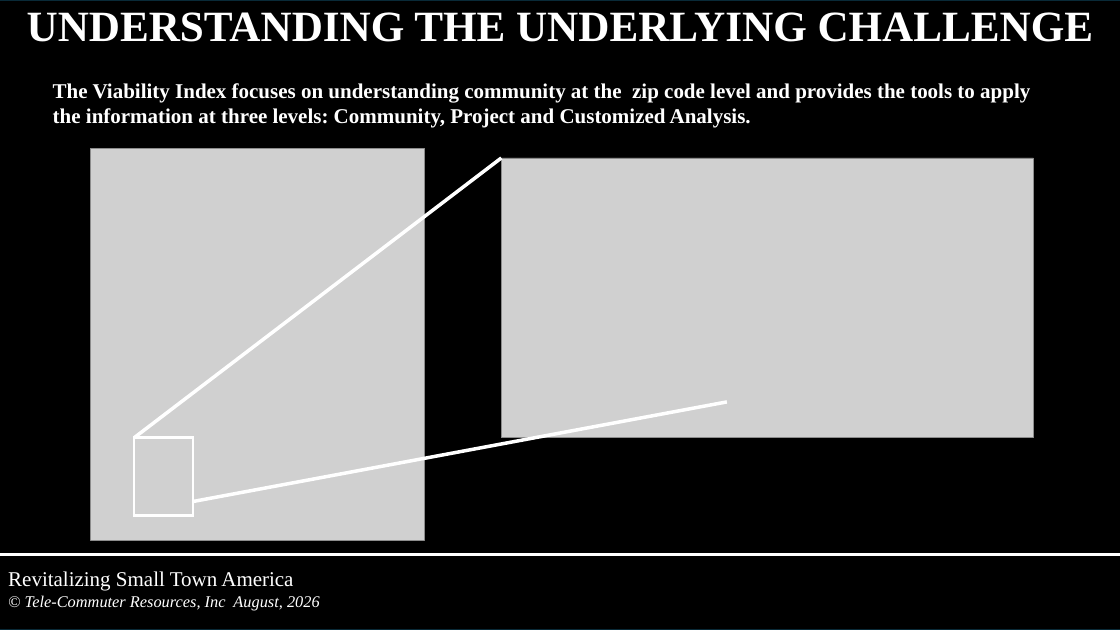
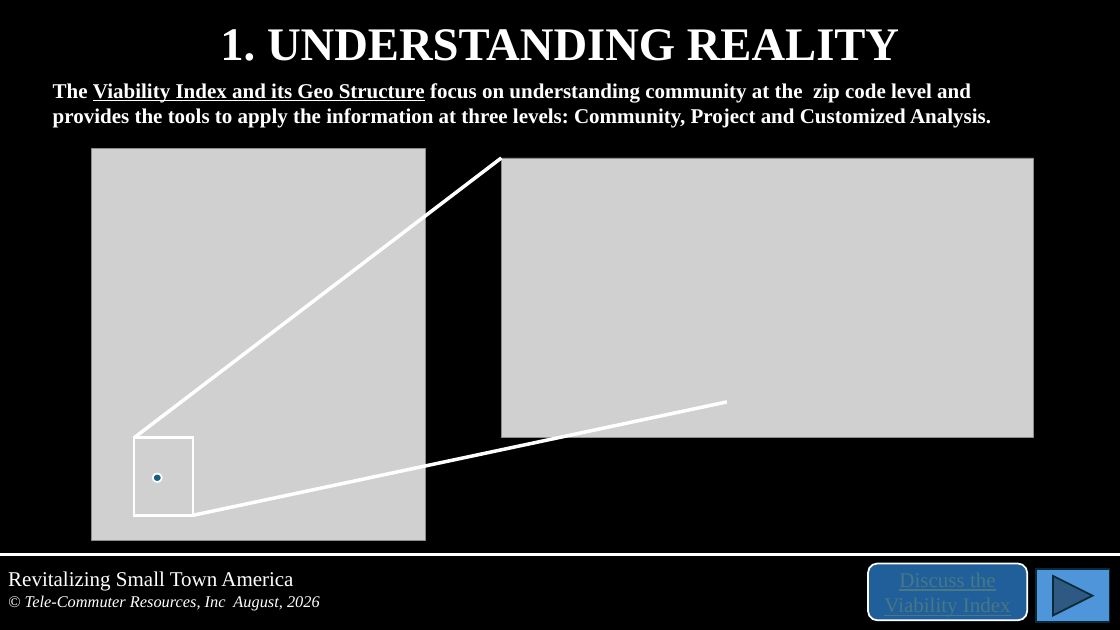
Before and after one commit to tcr-iac/iac-community-portal, a slide deck: slide 5 of files/Tools-Intro-for-Tom.pptx (slide 4 before the commit). Drawn at 1120x630 pixels with LibreOffice and Linux fonts; fonts in the diff are those of the drawing; grey boxes stand for pictures. Boxes give left, top, right and bottom in pixels: in the first picture for what was removed or moved away, otherwise in the second. Text is boxed around its words. In the diff, an @@ line names an element or a change of style, - is before the commit and + after.

Commit message:
Update Tools Intro PPT and make adjoining Service Center boundaries viewport-based
- Swap in John's latest Tools Intro PPT (uploaded today with "many changes"),
  replacing the old version under the same filename so the home page logo
  link keeps working
- neighborhood-map.html: adjoining SC boundaries were previously a fixed
  list computed once at load (nearest 6 within a hardcoded radius). Per
  John's request, they're now recomputed on every zoom/pan to show whatever
  Service Centers are actually visible on screen, dropping ones that scroll
  out of view. Fetched boundary geometry is cached per SC so re-showing one
  doesn't refetch it.
- Capped to the nearest 10 on-screen SCs at once — testing showed loading
  20+ simultaneously (e.g. zoomed out to a wide view) crashes the browser
  tab, since each one costs a live TIGERweb fetch plus a client-side
  polygon dissolve

```diff
--- a/files/Tools-Intro-for-Tom.pptx
+++ b/files/Tools-Intro-for-Tom.pptx
@@ rectangle removed at box(0, 0, 1120, 630) @@
@@ subtitle at box(220, 29, 899, 61): text changed; size 37 to 40 pt @@
-UNDERSTANDING THE UNDERLYING CHALLENGE
+1. UNDERSTANDING REALITY
@@ text at box(53, 83, 991, 128): text changed @@
-The Viability Index focuses on understanding community at the zip code level and provides the tools to apply the information at three levels: Community, Project and Customized Analysis.
+The Viability Index and its Geo Structure focus on understanding community at the zip code level and provides the tools to apply the information at three levels: Community, Project and Customized Analysis.
@@ line moved from (727, 402) - (193, 502) to (727, 402) - (193, 515) @@
@@ ellipse added at box(153, 474, 162, 482), fill #156082, outline #FFFFFF 1.5 pt @@
@@ rounded rectangle added at box(868, 564, 1028, 621), fill #215F9A, outline #FFFFFF 1.5 pt @@
@@ action button forward next added at box(1036, 570, 1110, 623), fill #4E95D9, outline #092A39 1.5 pt @@
```
Also in this commit, not shown: 13 other slides changed, 31 slides added, 2 slides removed, 1 other file.
